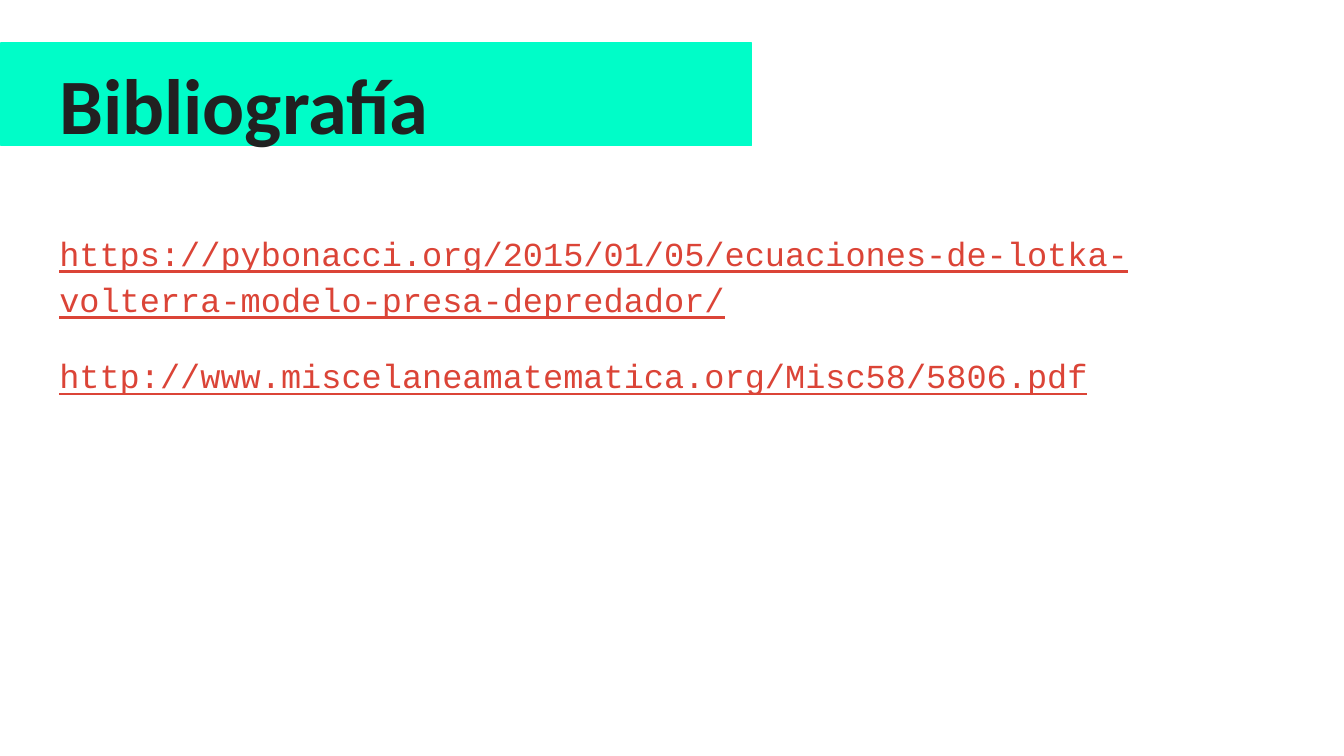
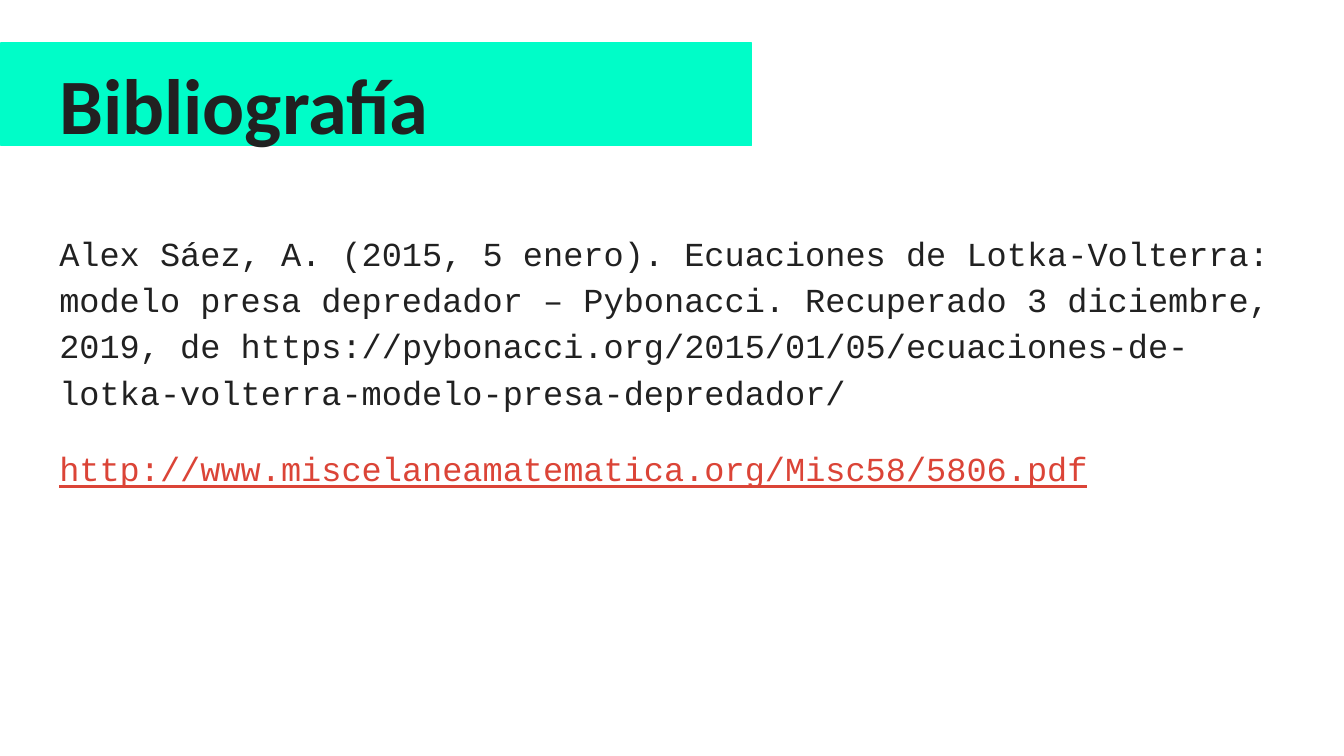
Before and after one commit to Carolina1002/proyecto_modulo3, a slide deck: slide 11 of Modelo lotka-volterra.pptx. Drawn at 1344x756 pixels with LibreOffice and Linux fonts; fonts in the diff are those of the drawing. Boxes give left, top, right and bottom in pixels: in the first picture for what was removed or moved away, otherwise in the second. Text is boxed around its words. In the diff, an @@ line names an element or a change of style, - is before the commit and + after.

Commit message:
Cambios presentación
Se añadieron referencias apa

```diff
--- a/Modelo lotka-volterra.pptx
+++ b/Modelo lotka-volterra.pptx
@@ text at <box>59,241,1269,412</box>: text changed; text colour #DB4437 to #212121 @@
-https://pybonacci.org/2015/01/05/ecuaciones-de-lotka-volterra-modelo-presa-depredador/
+Alex Sáez, A. (2015, 5 enero). Ecuaciones de Lotka-Volterra: modelo presa depredador – Pybonacci. Recuperado 3 diciembre, 2019, de https://pybonacci.org/2015/01/05/ecuaciones-de-lotka-volterra-modelo-presa-depredador/
```
